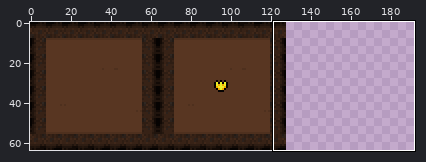
One commit to this sprite sheet: resources/tilesets/tilesetMiniMap.png. The picture above shows the old version from afar; the outline marks the close-up.
Close-up. Old version:
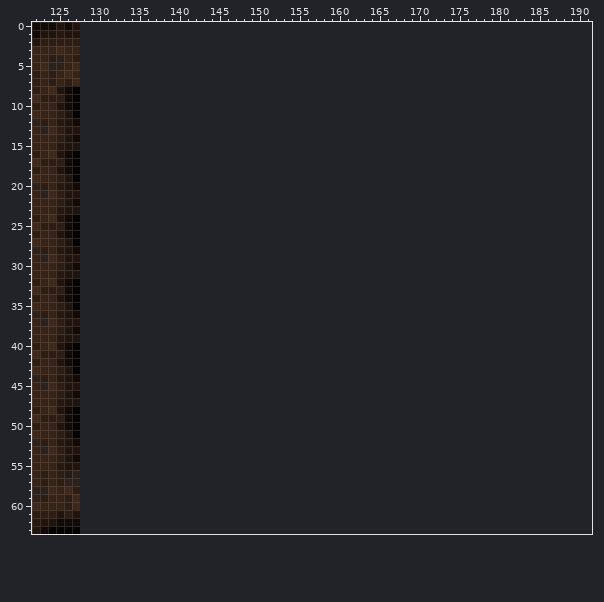
The file is 128x64 pixels. Colours within 5 levels of each other are drawn and written as one. Shown: x 122..191, y 0..63. The old version is drawn lined up with the new one, on the new canvas.
Once edited:
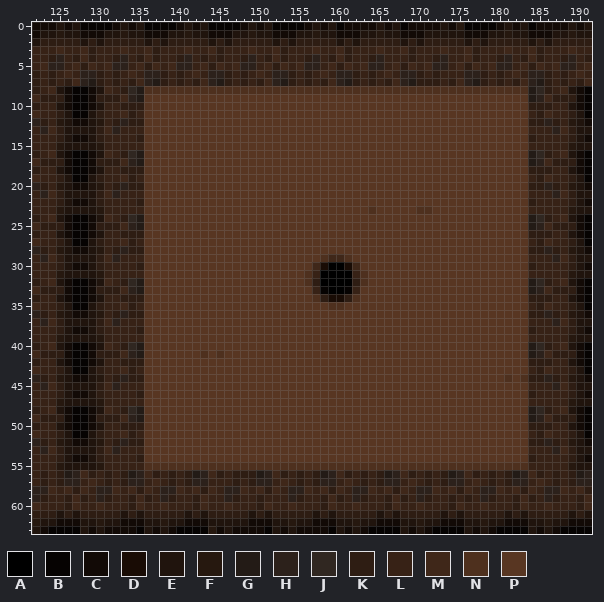
Palette (. is transparent): A #000000  B #060302  C #120a06  D #190c05  E #20140d  F #26180f  G #231b16  H #2c211b  J #302721  K #2e1d13  L #372216  M #3f2719  N #4e301e  P #583622
From old to new:
canvas 128x64 -> 192x64
Changed rows in their new state; - is an unchanged pixel.
first column x 128:
 0 BBBBCECEBBBBCECEBBBBCECEBBBBCECEBCCCCECEBCCCCECFBBBBCECEBCCCCECE
 1 CCCEEFEECCCEEFEECCCEEFEECCCEEFEECCCEEFEECCCEEEEECCCEEFEECCCEEFEE
 2 EKEKKKKKEKEKKKKKEKEKKKKKEKEKKKKKEKEKKKKKEKEKKKKKEKEKKKKKEKEKKKKK
 3 MKLLLMLLMKLLLMLLMKLLLMLLMKLLLMLLMKLLLMLLMKLLLMLLMKLLLMLLMKLLLMLL
 4 MKLLKHLKMKLLKHLKLKLLKHLKMKLLKHLKMKLLKHLLLKLLKHLLMKLLKHLKMKLLKHLK
 5 KMLMHHLMKMLMHHLMKMLMHHLMKMLMHHLMKMLMHHLMKMLMHHLMKMLMHHLMKMLMHHLM
 6 HHKLKLMLHHKLKLMLHHKLKLMLHHKLKLMLHHKLKLMLHHKLKLLLHHKLKLMLHHKLKLML
 7 HGKLKLKMHGKLKLKMHGKLKLKMHGKLKLKMHGKLKLKMHGKKKLKMHGKLKLKMHGKLKLKM
 8 BCEMLKJGNNNNNNNNNNNNNNNNNNNNNNNNNNNNNNNNNNNNNNNNNNNNNNNNGJKLMECB
 9 BCKKKMHGPPPPPPPPPPPPPPPPPPPPPPPPPPPPPPPPPPPPPPPPPPPPPPPPGHMKKKCB
10 BCELLKKKPPPPPPPPPPPPPPPPPPPPPPPPPPPPPPPPPPPPPPPPPPPPPPPPKKKLLECB
11 BEKLLMKLPPPPPPPPPPPPPPPPPPPPPPPPPPPPPPPPPPPPPPPPPPPPPPPPLKMLLKEB
12 CEFLKHKKPPPPPPPPPPPPPPPPPPPPPPPPPPPPPPPPPPPPPPPPPPPPPPPPKKHKLFEC
13 EEKMHLLLPPPPPPPPPPPPPPPPPPPPPPPPPPPPPPPPPPPPPPPPPPPPPPPPLLLHMKEE
14 CEKLLLLKPPPPPPPPPPPPPPPPPPPPPPPPPPPPPPPPPPPPPPPPPPPPPPPPKLLLLKEC
15 EEFLLLLLPPPPPPPPPPPPPPPPPPPPPPPPPPPPPPPPPPPPPPPPPPPPPPPPLLLLLFEE
16 BCEMLKJGPPPPPPPPPPPPPPPPPPPPPPPPPPPPPPPPPPPPPPPPPPPPPPPPGJKLMECB
17 BCKKKMHGPPPPPPPPPPPPPPPPPPPPPPPPPPPPPPPPPPPPPPPPPPPPPPPPGHMKKKCB
18 BCELLKKKPPPPPPPPPPPPPPPPPPPPPPPPPPPPPPPPPPPPPPPPPPPPPPPPKKKLLECB
19 BEKLLMKLPPPPPPPPPPPPPPPPPPPPPPPPPPPPPPPPPPPPPPPPPPPPPPPPLKMLLKEB
20 CEFLKHKKPPPPPPPPPPPPPPPPPPPPPPPPPPPPPPPPPPPPPPPPPPPPPPPPKKHKLFEC
21 EEKMHLLLPPPPPPPPPPPPPPPPPPPPPPPPPPPPPPPPPPPPPPPPPPPPPPPPLLLHMKEE
22 CEKLLLLKPPPPPPPPPPPPPPPPPPPPPPPPPPPPPPPPPPPPPPPPPPPPPPPPKLLLLKEC
23 EEFLLLLLPPPPPPPPPPPPPPPPPPPPPPPPPPPPNPPPPPNNPPPPPPPPPPPPLLLLLFEE
24 BCEMLKJGPPPPPPPPPPPPPPPPPPPPPPPPPPPPPPPPPPPPPPPPPPPPPPPPGJKLMECB
25 BCKKKMHGPPPPPPPPPPPPPPPPPPPPPPPPPPPPPPPPPPPPPPPPPPPPPPPPGHMKKKCB
26 BCELLKKKPPPPPPPPPPPPPPPPPPPPPPPPPPPPPPPPPPPPPPPPPPPPPPPPKKKLLECB
27 BEKLLMKLPPPPPPPPPPPPPPPPPPPPPPPPPPPPPPPPPPPPPPPPPPPPPPPPLKMLLKEB
28 CEFLKHKKPPPPPPPPPPPPPPPPPPPPPPPPPPPPPPPPPPPPPPPPPPPPPPPPKKHKLFEC
29 EEKMHLLLPPPPPPPPPPPPPPPPPPPPPPNMMNPPPPPPPPPPPPPPPPPPPPPPLLLHMKEE
30 CEKLLLLKPPPPPPPPPPPPPPPPPPPPPMDAADMPPPPPPPPPPPPPPPPPPPPPKLLLLKEC
31 EEFLLLLLPPPPPPPPPPPPPPPPPPPPNLAAAALNPPPPPPPPPPPPPPPPPPPPLLLLLFEE
32 BCEMLKJGPPPPPPPPPPPPPPPPPPPPNKAAAAKNPPPPPPPPPPPPPPPPPPPPGJKLMECB
33 BCKKKMHGPPPPPPPPPPPPPPPPPPPPPLBAABLPPPPPPPPPPPPPPPPPPPPPGHMKKKCB
34 BCELLKKKPPPPPPPPPPPPPPPPPPPPPNKDDKNPPPPPPPPPPPPPPPPPPPPPKKKLLECB
35 BEKLLMKLPPPPPPPPPPPPPPPPPPPPPPPNNPPPPPPPPPPPPPPPPPPPPPPPLKMLLKEB
36 CEFLKHKKPPPPPPPPPPPPPPPPPPPPPPPPPPPPPPPPPPPPPPPPPPPPPPPPKKHKLFEC
37 EEKMHLLLPPPPPPPPPPPPPPPPPPPPPPPPPPPPPPPPPPPPPPPPPPPPPPPPLLLHMKEE
38 CEKLLLLKPPPPPPPPPPPPPPPPPPPPPPPPPPPPPPPPPPPPPPPPPPPPPPPPKLLLLKEC
39 EEFLLLLLPPPPPPPPPPPPPPPPPPPPPPPPPPPPPPPPPPPPPPPPPPPPPPPPLLLLLFEE
40 BCEMLKJGPPPPPPPPPPPPPPPPPPPPPPPPPPPPPPPPPPPPPPPPPPPPPPPPGJKLMECB
41 BCKKKMHGPPPPPPPNPNPPPPPPPPPPPPPPPPPPPPPPPPPPPPPPPPPPPPPPGHMKKKCB
42 BCELLKKKPPPPPPPPPPPPPPPPPPPPPPPPPPPPPPPPPPPPPPPPPPPPPPPPKKKLLECB
43 BEKLLMKLPPPPPPPPPPPPPPPPPPPPPPPPPPPPPPPPPPPPPPPPPPPPPPPPLKMLLKEB
44 CEFLKHKKPPPPPPPPPPPPPPPPPPPPPPPPPPPPPPPPPPPPPPPPPPPPPNPNKKHKLFEC
45 EEKMHLLLPPPPPPPPPPPPPPPPPPPPPPPPPPPPPPPPPPPPPPPPPPPPPPPPLLLHMKEE
46 CEKLLLLKPPPPPPPPPPPPPPPPPPPPPPPPPPPPPPPPPPPPPPPPPPPPPPPPKLLLLKEC
47 EEFLLLLLPPPPPPPPPPPPPPPPPPPPPPPPPPPPPPPPPPPPPPPPPPPPPPPPLLLLLFEE
48 BCEMLKJGPPPPPPPPPPPPPPPPPPPPPPPPPPPPPPPPPPPPPPPPPPPPPPPPGJKLMECB
49 BCKKKMHGPPPPPPPPPPPPPPPPPPPPPPPPPPPPPPPPPPPPPPPPPPPPPPPPGHMKKKCB
50 BCELLKKKPPPPPPPPPPPPPPPPPPPPPPPPPPPPPPPPPPPPPPPPPPPPPPPPKKKLLECB
51 BEKLLMKLPPPPPPPPPPPPPPPPPPPPPPPPPPPPPPPPPPPPPPPPPPPPPPPPLKMLLKEB
52 CEFLKHKKPPPPPPPPPPPPPPPPPPPPPPPPPPPPPPPPPPPPPPPPPPPPPPPPKKHKLFEC
53 EEKMHLLLPPPPPPPPPPPPPPPPPPPPPPPPPPPPPPPPPPPPPPPPPPPPPPPPLLLHMKEE
54 CEKLLLLKPPPPPPPPPPPPPPPPPPPPPPPPPPPPPPPPPPPPPPPPPPPPPPPPKLLLLKEC
55 EEFLLLLLNNNNNNNNNNNNNNNNNNNNNNNNNNNNNNNNNNNNNNNNNNNNNNNNLLLLLFEE
56 MKLKLKGHMKLKLKGHMKLKKKGHMKLKLKGHMKLKLKGHMKLKLKGHMKLKLKGHMKLKLKGH
57 LMLKLKHHLMLKLKHHLLLKLKHHLMLKLKHHLMLKLKHHLMLKLKHHLMLKLKHHLMLKLKHH
58 MLHHMLMKMLHHMLMKMLHHMLMKMLHHMLMKMLHHMLMKMLHHMLMKMLHHMLMKMLHHMLMK
59 KLHKLLKMKLHKLLKMLLHKLLKLLLHKLLKMKLHKLLKMKLHKLLKLKLHKLLKMKLHKLLKM
60 LLMLLLKMLLMLLLKMLLMLLLKMLLMLLLKMLLMLLLKMLLMLLLKMLLMLLLKMLLMLLLKM
61 KKKKKEKEKKKKKEKEKKKKKEKEKKKKKEKEKKKKKEKEKKKKKEKEKKKKKEKEKKKKKEKE
62 EEFEECCCEEFEECCCEEEEECCCEEFEECCCEEFEECCCEEFEECCCEEFEECCCEEFEECCC
63 ECECCCCBECECBBBBFCECCCCBECECCCCBECECBBBBECECBBBBECECBBBBECECBBBB
